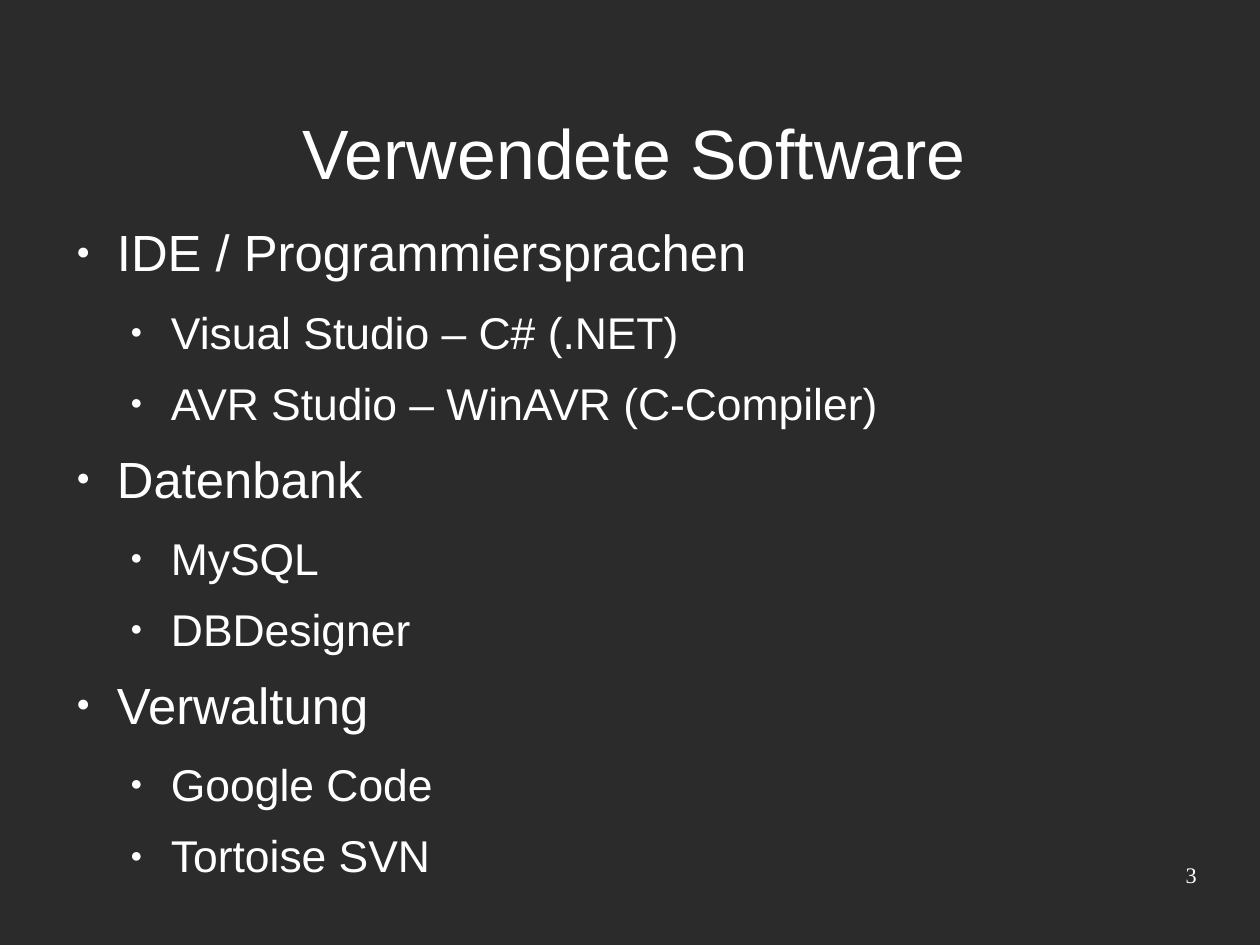
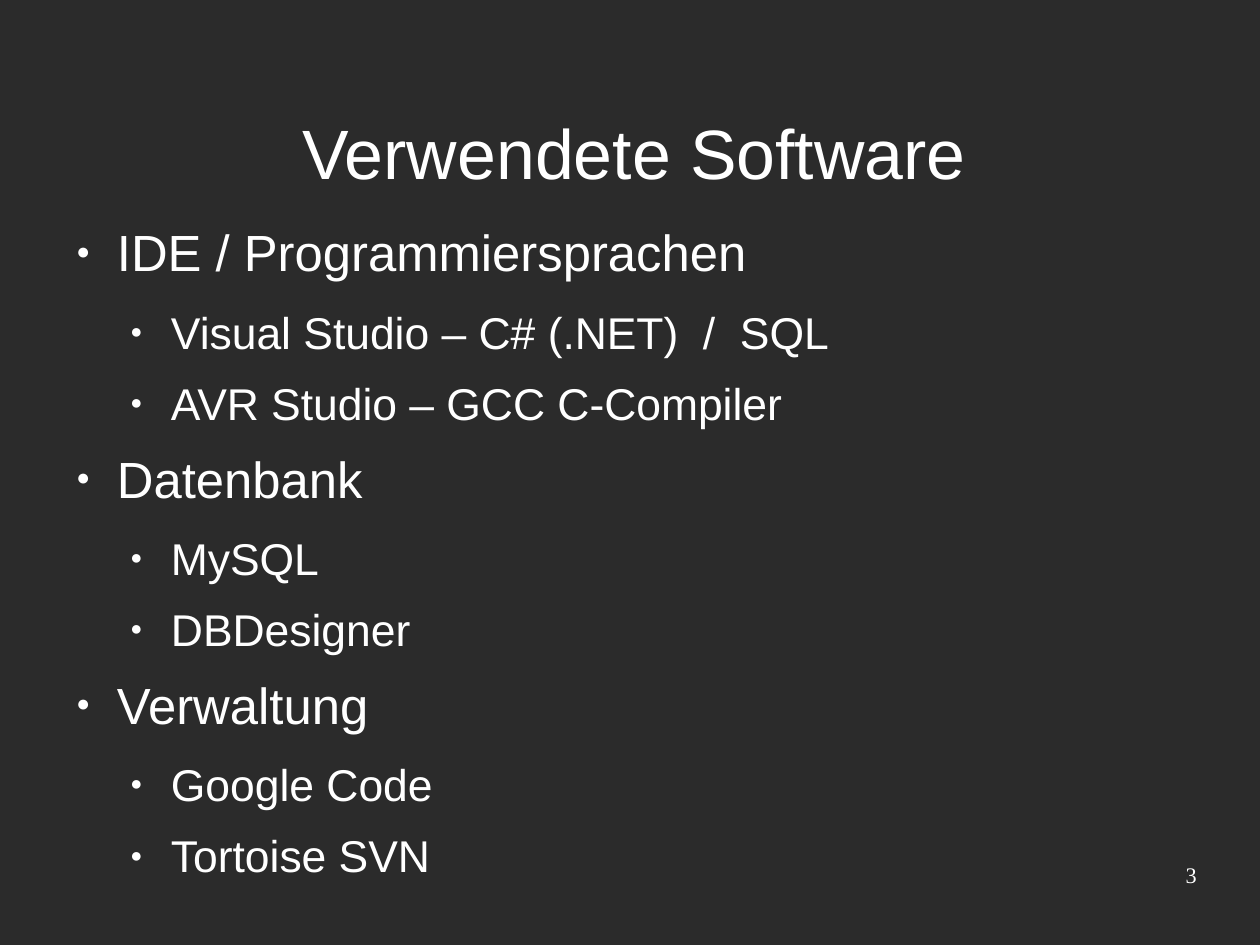
Before and after one commit to Niondir/rika-led, a slide deck: slide 3 of präsentation 3/part 1/präsentation31.odp. Drawn at 1260x945 pixels with LibreOffice and Linux fonts; fonts in the diff are those of the drawing; background and template pictures are left out; a plain dark background stands for a picture behind light text. Boxes give left, top, right and bottom in pixels: in the first picture for what was removed or moved away, otherwise in the second. Text is boxed around its words. In the diff, an @@ line names an element or a change of style, - is before the commit and + after.

```diff
--- a/präsentation 3/part 1/präsentation31.odp
+++ b/präsentation 3/part 1/präsentation31.odp
@@ text at (x1=171, y1=316, x2=829, y2=429): text changed @@
-  ● Visual Studio – C# (.NET)
-  ● AVR Studio – WinAVR (C-Compiler)
+  ● Visual Studio – C# (.NET) / SQL
+  ● AVR Studio – GCC C-Compiler
```
Also in this commit, not shown: 7 other slides changed, 3 other files.
